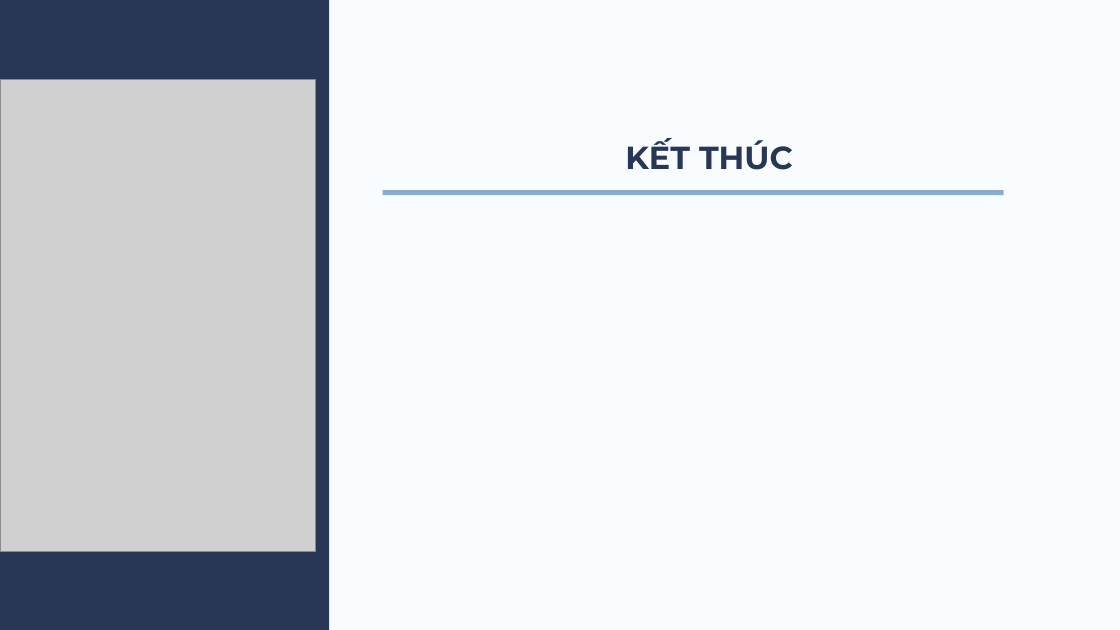
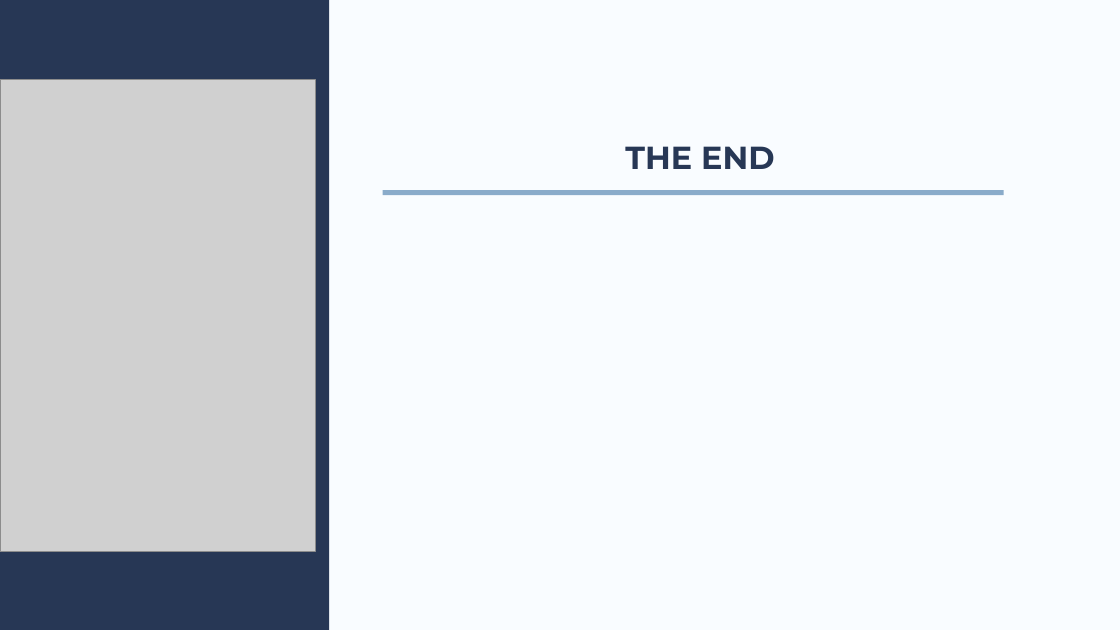
Before and after one commit to n0aHVN/Nhom01_BDML_02, a slide deck: slide 15 of Presentation/Nhom01.pptx. Drawn at 1120x630 pixels with LibreOffice and Linux fonts; fonts in the diff are those of the drawing; grey boxes stand for pictures. Boxes give left, top, right and bottom in pixels: in the first picture for what was removed or moved away, otherwise in the second. Text is boxed around its words. In the diff, an @@ line names an element or a change of style, - is before the commit and + after.

```diff
--- a/Presentation/Nhom01.pptx
+++ b/Presentation/Nhom01.pptx
@@ text at (x1=625, y1=146, x2=774, y2=169): text changed @@
-KẾT THÚC
+THE END
```
Also in this commit, not shown: 9 other slides changed, 1 slide added, 1 slide removed.
